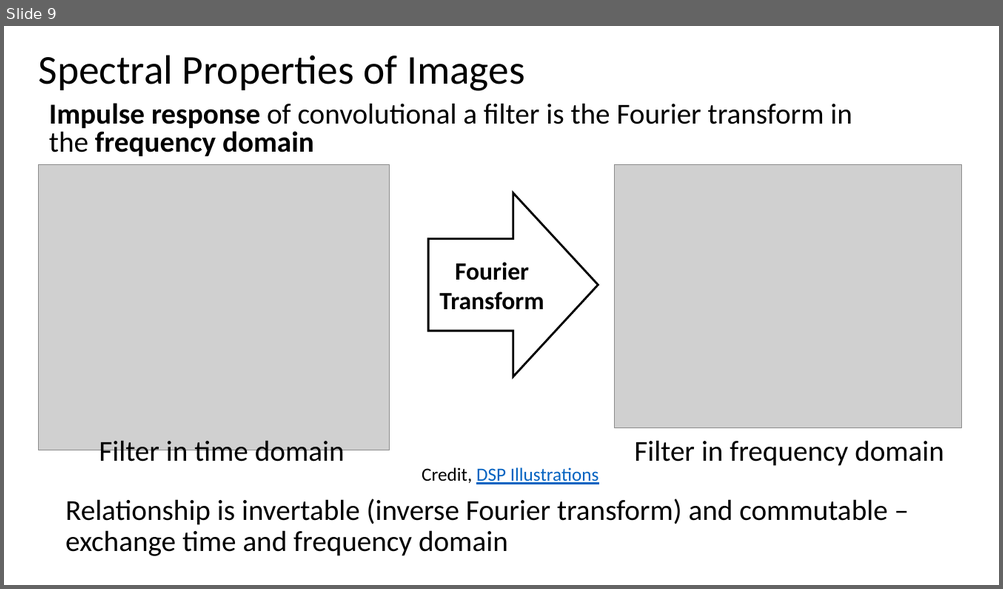
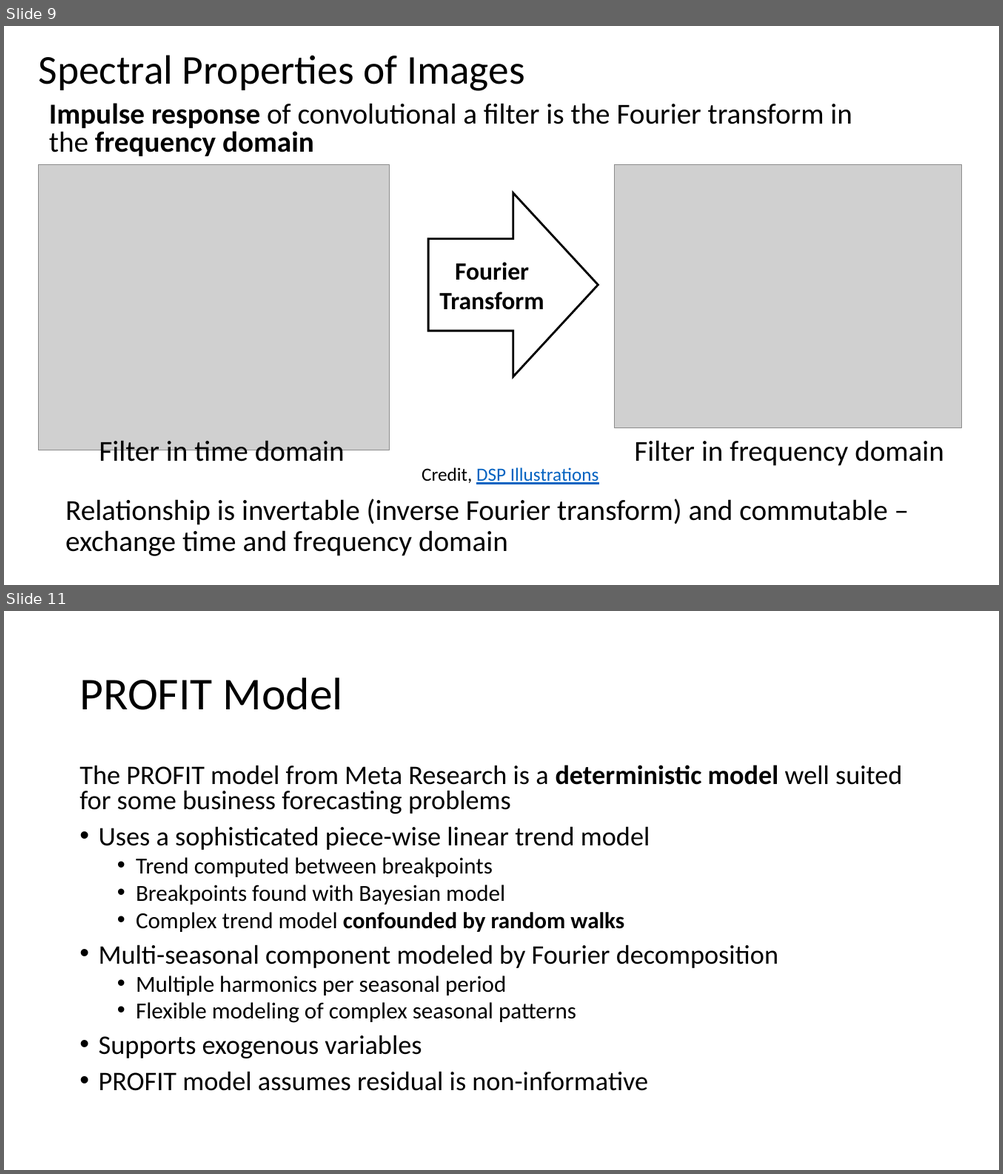
Before and after one commit to StephenElston/CSCI-E-83, a slide deck: LectureSlides/MessyTimeSeries.pptx. Shown one above the other, each under a label of ours: slide 9 before the commit, slides 9 and 11 after it; the slides between them are not shown. The pictures are 1003x589 and 1003x1174 pixels, drawn with LibreOffice and Linux fonts; fonts in the diff are those of the drawing; grey boxes stand for pictures. Boxes give left, top, right and bottom in pixels: in the first picture for what was removed or moved away, otherwise in the second. Text is boxed around its words. In the diff, an @@ line names an element or a change of style, - is before the commit and + after.

```diff
--- a/LectureSlides/MessyTimeSeries.pptx
+++ b/LectureSlides/MessyTimeSeries.pptx
@@ slide 11 added at bbox=[4, 611, 999, 1170], background #FFFFFF @@
@@ title added at bbox=[79, 678, 343, 710], 44 pt, text #000000 @@
+PROFIT Model
@@ text added at bbox=[79, 765, 902, 1091], 25.9 pt, text #000000 @@
+The PROFIT model from Meta Research is a deterministic model well suited for some business forecasting problems
+• Uses a sophisticated piece-wise linear trend model
+  • Trend computed between breakpoints
+  • Breakpoints found with Bayesian model
+  • Complex trend model confounded by random walks
+• Multi-seasonal component modeled by Fourier decomposition
+  • Multiple harmonics per seasonal period
+  • Flexible modeling of complex seasonal patterns
+• Supports exogenous variables
+• PROFIT model assumes residual is non-informative
```
Also in this commit, not shown: 3 other slides added, 2 other files.
